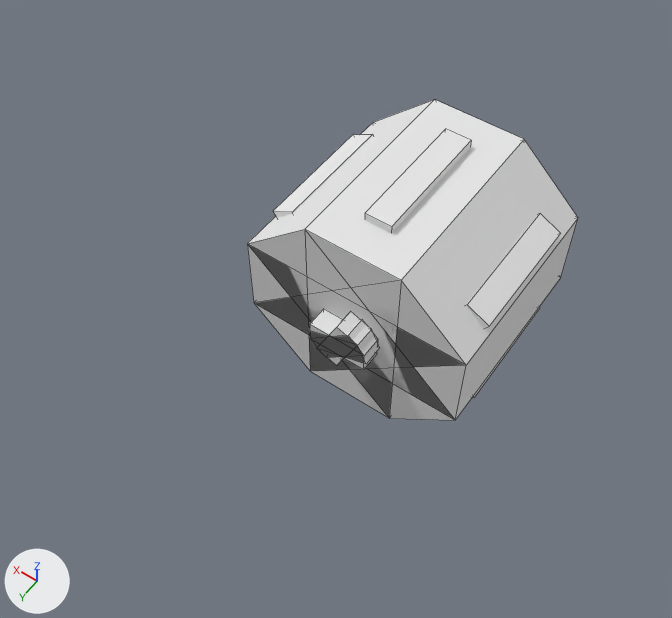
An edit to the OBJ model src/main/resources/assets/mareeletrica/models/block/paint_python_magazine_4.obj, drawn before and after from the same camera.
Before and after are seen from a camera (50 mm lens) standing at (0.238, 0.043, 1.144) and looking at (0.504, -0.33, 0.558). Arrows for +X, +Y and +Z are at lower left; the lights stay in place. The older version comes first. Mesh edges are drawn as thin lines. Where no turn or scale is listed for an object, it has been applied to the vertices. Vertices at exactly the same position are counted once.

The scene before the commit, as lines of its bpy script (objects in view):
```python
me_paint_python_magazine_4 = bpy.data.meshes.new('paint_python_magazine_4')
me_paint_python_magazine_4.from_pydata(...)  # 102 vertices, 84 faces; spans x 0.393..0.607, y -0.535..-0.325, z 0.41..0.62
me_paint_python_magazine_4.materials.append(mat_paint)  # its picture is missing
ob_paint_python_magazine_4 = bpy.data.objects.new('paint_python_magazine_4', me_paint_python_magazine_4)
ob_paint_python_magazine_4.location = (0.0, 0.0, 0.0)
```
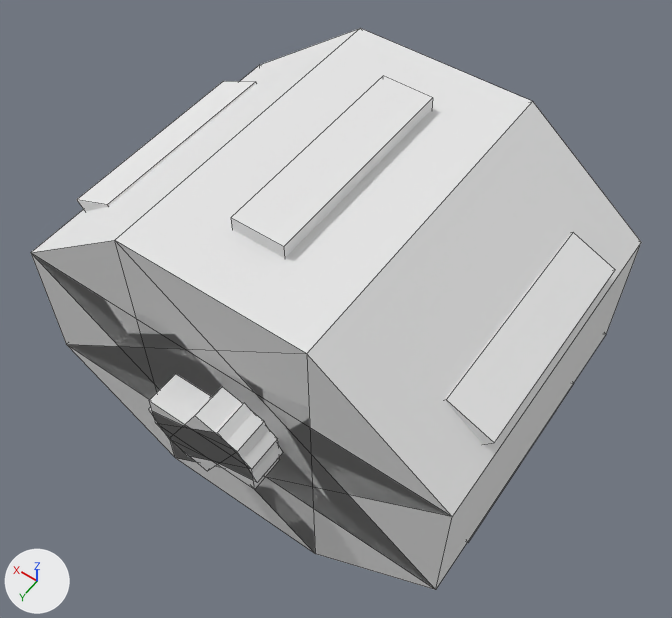
Edits to the scene script, one JSON object a line:
```json
{"block": "me_paint_python_magazine_4", "where": "# used by ob_paint_python_magazine_4; location = (0.0, 0.0, 0.0)"}
{"op": "remove", "block": "me_paint_python_magazine_4", "code": "me_paint_python_magazine_4.from_pydata(...)  # 102 vertices, 84 faces; spans x 0.393..0.607, y -0.535..-0.325, z 0.41..0.62"}
{"op": "add", "block": "me_paint_python_magazine_4", "code": "me_paint_python_magazine_4.from_pydata(...)  # 88 vertices, 84 faces; spans x 0.323..0.677, y -0.459..-0.165, z 0.434..0.728"}
{"block": "me_paint_python_magazine_4", "change": "me_paint_python_magazine_4 part 1: the loose piece of 8 vertices spanning x 0.572..0.606, y -0.5..-0.38, z 0.547..0.577 is scaled about its middle by (1.65, 1.4, 1.4), then moved by (0.058, 0.114, 0.085)"}
{"block": "me_paint_python_magazine_4", "change": "me_paint_python_magazine_4 part 2: a new loose piece, a box spanning x 0.48..0.52, y -0.41..-0.242, z 0.697..0.728, in mat_paint (its picture is missing)"}
{"block": "me_paint_python_magazine_4", "change": "me_paint_python_magazine_4 part 3: the loose piece of 8 vertices spanning x 0.394..0.428, y -0.5..-0.38, z 0.547..0.577 is scaled about its middle by (1.65, 1.4, 1.4), then moved by (-0.058, 0.114, 0.085)"}
{"block": "me_paint_python_magazine_4", "change": "me_paint_python_magazine_4 part 4: the loose piece of 8 vertices spanning x 0.394..0.428, y -0.5..-0.38, z 0.453..0.483 is scaled about its middle by (1.65, 1.4, 1.4), then moved by (-0.058, 0.114, 0.047)"}
{"block": "me_paint_python_magazine_4", "change": "me_paint_python_magazine_4 part 5: the loose piece of 12 vertices spanning x 0.47..0.53, y -0.345..-0.325, z 0.488..0.542 is scaled about its middle by (1.65, 1.4, 1.4), then moved by (0.0, 0.156, 0.066)"}
{"block": "me_paint_python_magazine_4", "change": "me_paint_python_magazine_4 part 6: a new loose piece of 16 vertices spanning x 0.323..0.677, y -0.459..-0.193, z 0.444..0.718, in mat_paint (its picture is missing)"}
{"block": "me_paint_python_magazine_4", "change": "me_paint_python_magazine_4 part 7: the loose piece of 20 vertices spanning x 0.393..0.607, y -0.535..-0.345, z 0.418..0.613 is deleted"}
{"block": "me_paint_python_magazine_4", "change": "me_paint_python_magazine_4 part 8: the loose piece of 14 vertices spanning x 0.472..0.527, y -0.345..-0.325, z 0.49..0.54 is deleted"}
{"block": "me_paint_python_magazine_4", "change": "me_paint_python_magazine_4 part 9: the loose piece of 8 vertices spanning x 0.488..0.512, y -0.5..-0.38, z 0.598..0.62 is deleted"}
{"block": "me_paint_python_magazine_4", "change": "me_paint_python_magazine_4 part 10: the loose piece of 8 vertices spanning x 0.456..0.544, y -0.535..-0.345, z 0.418..0.613 is deleted"}
{"block": "me_paint_python_magazine_4", "change": "me_paint_python_magazine_4 part 11"}
{"block": "me_paint_python_magazine_4", "change": "6 vertices are added at (0.454, -0.193, 0.567), (0.545, -0.193, 0.567), (0.545, -0.193, 0.595), (0.454, -0.193, 0.595), (0.519, -0.193, 0.546), (0.481, -0.193, 0.616)"}
{"block": "me_paint_python_magazine_4", "change": "6 new vertices lie (0.0, 0.028, 0.0) away from vertices in x 0.454..0.545, y -0.193, z 0.546..0.616"}
{"block": "me_paint_python_magazine_4", "change": "12 new faces join them"}
{"block": "me_paint_python_magazine_4", "change": "other edits to the shape of me_paint_python_magazine_4 do not show in these pictures"}
```

Changed parts and their boxes (x1, y1, x2, y2) in the pictures (672 x 618 px; the box of a moved part takes in the faces that stretch with it):
```json
{"object": "paint_python_magazine_4", "change": "reshaped", "before": [247, 100, 578, 420], "after": [31, 28, 641, 590], "on screen": "84% wider, 75% taller"}
{"part": 1, "of": "me_paint_python_magazine_4", "change": "moved or reshaped", "before": [273, 134, 373, 218], "after": [77, 81, 256, 211]}
{"part": 2, "of": "me_paint_python_magazine_4", "change": "added", "after": [231, 76, 433, 258]}
{"part": 3, "of": "me_paint_python_magazine_4", "change": "moved or reshaped", "before": [467, 213, 561, 329], "after": [445, 232, 615, 445]}
{"part": 4, "of": "me_paint_python_magazine_4", "change": "moved or reshaped", "before": [473, 307, 540, 397], "after": [468, 385, 573, 542], "on screen": "mostly hidden"}
{"part": 5, "of": "me_paint_python_magazine_4", "change": "moved or reshaped", "before": [308, 312, 380, 365], "after": [148, 387, 283, 482]}
{"part": 6, "of": "me_paint_python_magazine_4", "change": "added", "after": [31, 28, 641, 590]}
{"part": 7, "of": "me_paint_python_magazine_4", "change": "deleted", "before": [247, 100, 578, 420]}
{"part": 8, "of": "me_paint_python_magazine_4", "change": "deleted", "before": [310, 309, 378, 370]}
{"part": 9, "of": "me_paint_python_magazine_4", "change": "deleted", "before": [365, 129, 471, 233]}
{"part": 10, "of": "me_paint_python_magazine_4", "change": "deleted", "before": [305, 100, 524, 418]}
{"part": 11, "of": "me_paint_python_magazine_4", "change": "added", "after": [149, 374, 280, 490]}
```
